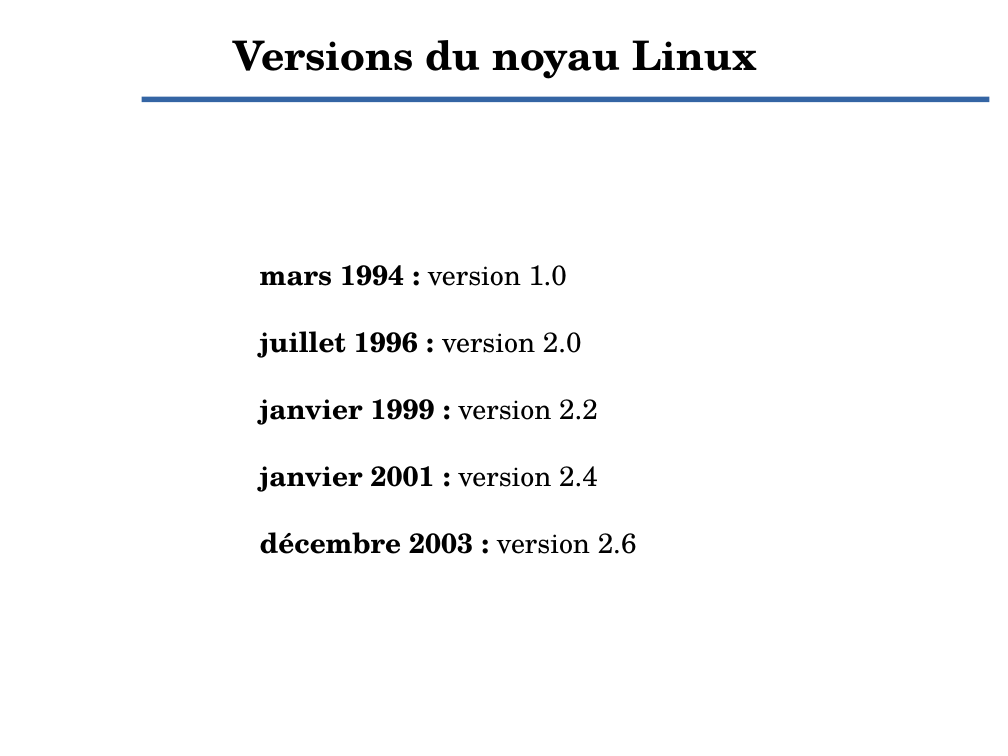
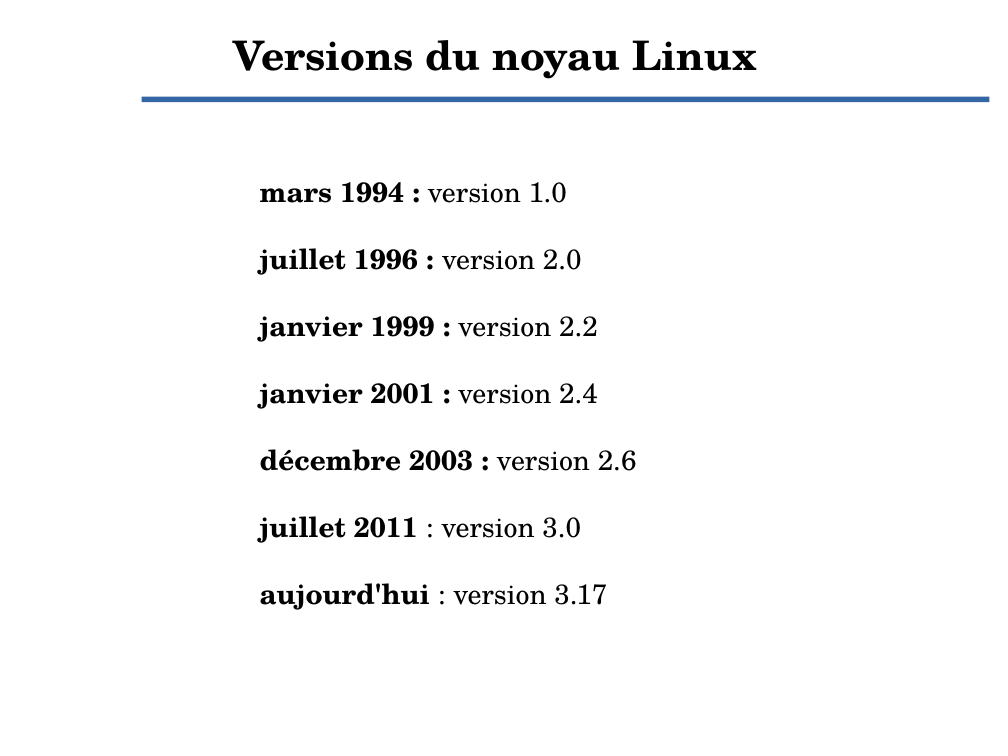
Before and after one commit to Evolix/evoformations, a slide deck: slide 4 of slides/Linux-and-Debian.odp (slide 3 before the commit). Drawn at 1008x756 pixels with LibreOffice and Linux fonts; fonts in the diff are those of the drawing; background and template pictures are left out. Boxes give left, top, right and bottom in pixels: in the first picture for what was removed or moved away, otherwise in the second. Text is boxed around its words. In the diff, an @@ line names an element or a change of style, - is before the commit and + after.

```diff
--- a/slides/Linux-and-Debian.odp
+++ b/slides/Linux-and-Debian.odp
@@ text "mars 1994 : version 1.0": place and size @@
-text "mars 1994 : version 1.0" at bbox=[260, 265, 637, 554]
+text "mars 1994 : version 1.0" at bbox=[260, 182, 637, 610]
@@ text at bbox=[260, 516, 607, 610]: paragraphs added @@
+juillet 2011 : version 3.0
+aujourd'hui : version 3.17
```
Also in this commit, not shown: 6 other slides changed, 1 slide added, 4 other files.
